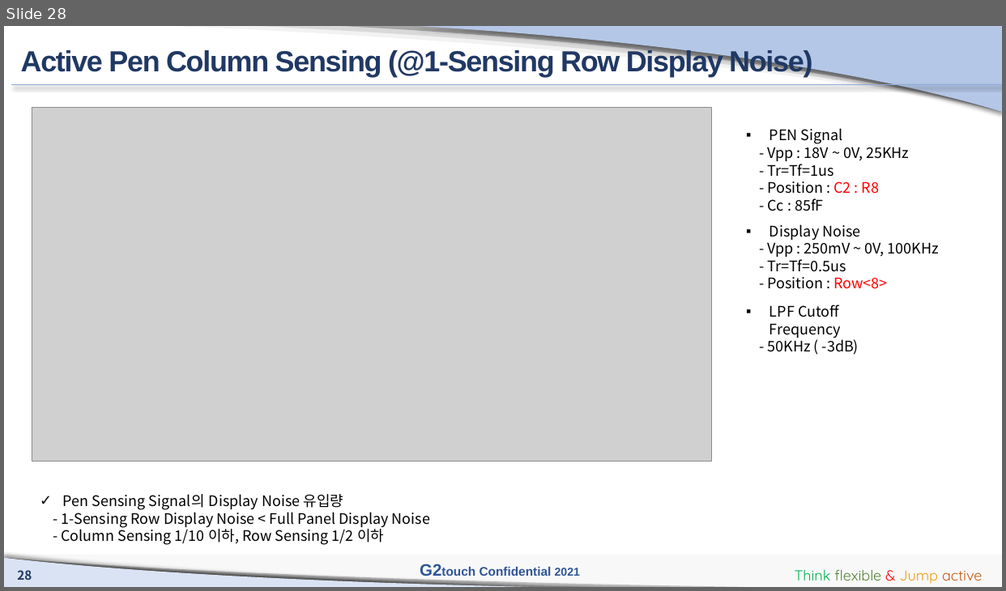
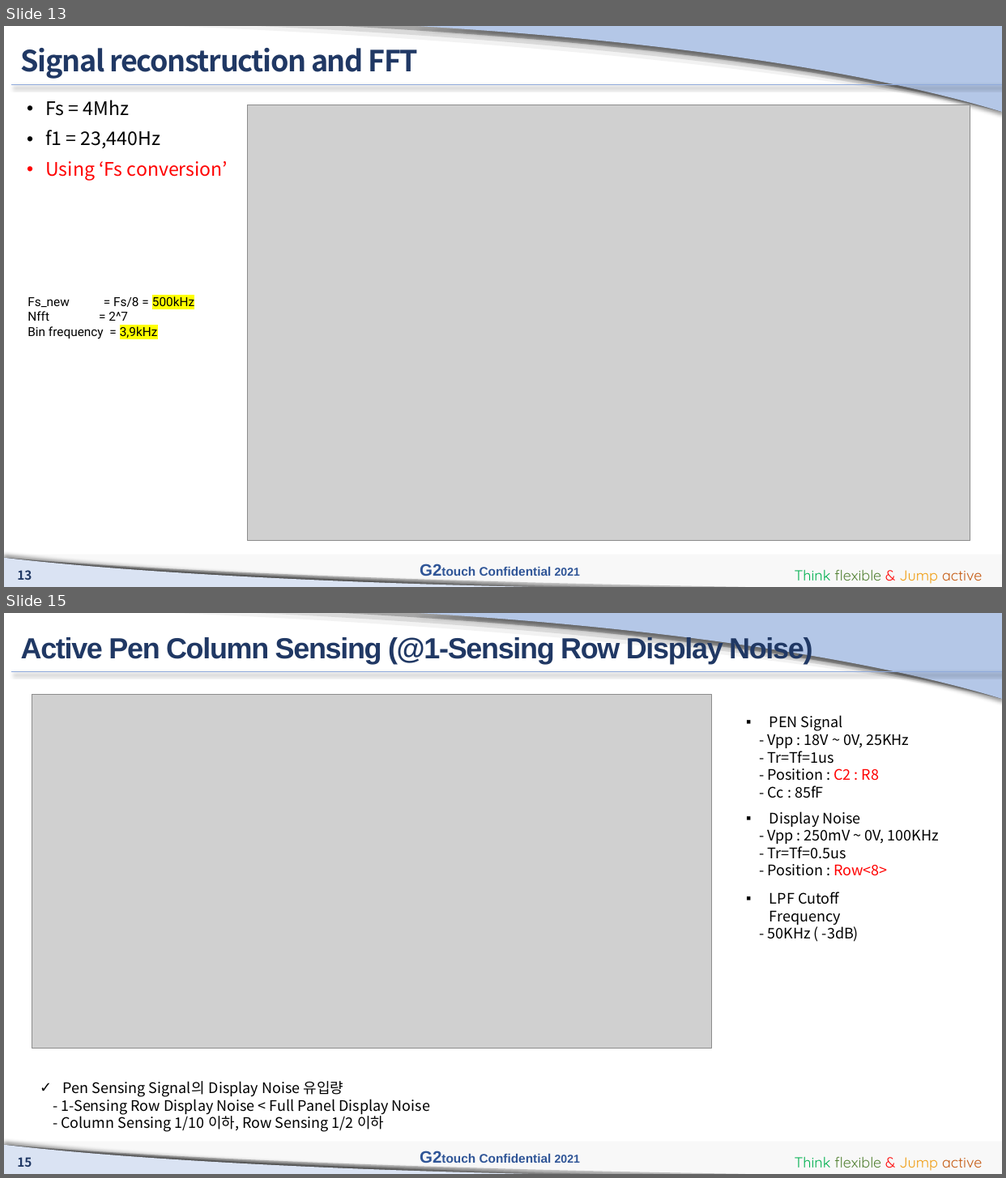
Before and after one commit to manhduc1811/MPP-EVB-ADC-test, a slide deck: G2touch_D2center_mducng_EVB_AFE_Simulation_210202_v2.pptx. Shown one above the other, each under a label of ours: slide 28 before the commit, slides 13 and 15 after it; the slides between them are not shown. The pictures are 1006x591 and 1006x1178 pixels, drawn with LibreOffice and Linux fonts; fonts in the diff are those of the drawing; grey boxes stand for pictures; background and template pictures are left out. Boxes give left, top, right and bottom in pixels: in the first picture for what was removed or moved away, otherwise in the second. Text is boxed around its words. In the diff, an @@ line names an element or a change of style, - is before the commit and + after.

```diff
--- a/G2touch_D2center_mducng_EVB_AFE_Simulation_210202_v2.pptx
+++ b/G2touch_D2center_mducng_EVB_AFE_Simulation_210202_v2.pptx
@@ slide 13 added at [4,26,1002,587], background #FFFFFF; not listed: 13 template elements that a slide beside it also shows @@
@@ title added at [21,48,418,79], 28 pt, text #203864, bold @@
+Signal reconstruction and FFT
@@ text added at [45,100,228,181], 18 pt, text #FF0000 @@
+• Fs = 4Mhz
+• f1 = 23,440Hz
+• Using ‘Fs conversion’
@@ picture added at [247,105,970,541] @@
@@ text added at [27,297,194,339], 12 pt, text #000000 @@
+Fs_new = Fs/8 = 500kHz
+Nfft = 2^7
+Bin frequency = 3,9kHz
@@ what was slide 28 is now slide 15 @@
@@ page number at [17,1157,32,1167]: text changed @@
-28
+15
```
Also in this commit, not shown: 12 slides changed, 2 other slides added, 1 other file.
